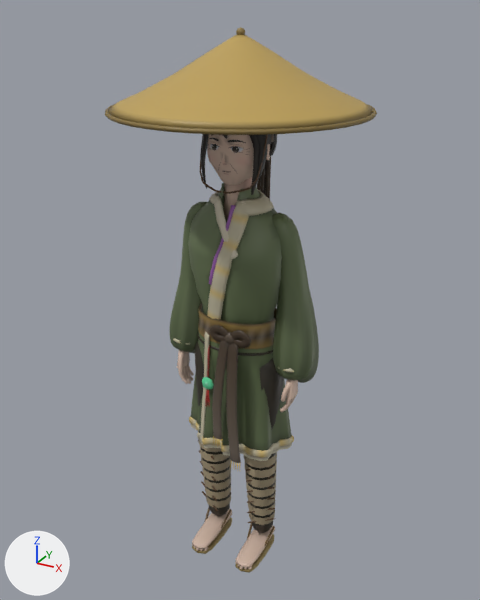
Renders of the glTF model assets/characters/folk_farmer.glb from each side of a commit.
The view is the same before and after, from a camera (50 mm lens) standing at (1.083, -1.963, 2.1) and looking at (-0.018, 0.039, 1.099). Arrows for +X, +Y and +Z are at lower left; the lights stay in place. The first picture is the older version. Vertices at exactly the same position are counted once.

Names of what the first picture shows: 'body'.
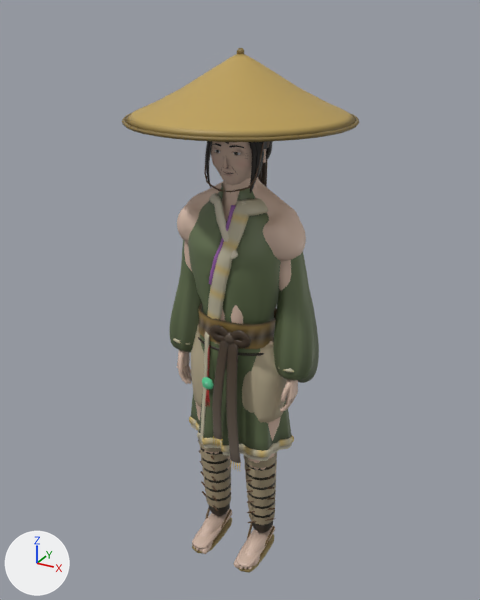
What the commit changed:
me_body is used by ob_body; location (0.0, 0.0, 0.0).
me_body had 21416 vertices, 40942 faces and spanned x -0.44..0.44, y -0.43..0.45, z 0.0..2.04.
me_body now has 8835 vertices, 16696 faces and spans x -0.39..0.39, y -0.38..0.4, z 0.0..1.98.
me_body part 1: the loose piece of 205 vertices spanning x -0.44..0.44, y -0.43..0.45, z 1.79..1.8 is scaled about its middle by 0.88, then moved by (0.0, 0.0, -0.03).
me_body part 2: the loose piece of 39 vertices spanning x -0.01..0.01, y 0.0..0.03, z 2.01..2.04 is moved by (0.0, 0.0, -0.06).
me_body part 3: 140 loose pieces with 10355 vertices, spanning x -0.25..0.25, y -0.13..0.2, z 0.72..1.94, are deleted.
me_body part 4: 8 vertices moved within x -0.1..0.1, y -0.01..0.06, z 1.57..1.79; 2646 vertices removed from x -0.43..0.43, y -0.42..0.44, z 1.56..2.03; 420 vertices added at x -0.38..0.38, y -0.37..0.39, z 1.54..1.97.
me_body no longer uses material mat_plain.
me_body no longer uses material mat_glow.
Mesh me_own is new.
It has 12860 vertices, 24780 faces and spans x -0.252..0.252, y -0.113..0.179, z 0.725..1.889.
Faces by material slot: [19322, 5362, 96].
It uses material mat_toon.
It uses material mat_plain.
It uses material mat_glow.
Mesh me_bare is new.
It has 5508 vertices, 10983 faces and spans x -0.26..0.26, y -0.17..0.15, z 0.0..1.64.
It uses material mat_toon.
Object 'own' (ob_own) is new; it shows me_own.
Its location is (0.0, 0.0, 0.0).
Object 'bare' (ob_bare) is new; it shows me_bare.
Its location is (0.0, 0.0, 0.0).

Boxes (x1, y1, x2, y2) around the edits, measured in the pictures (480 x 600 px; the box of a moved part takes in the faces that stretch with it):
'body', reshaped (13% narrower)
    before: (105, 27, 377, 572)
    after: (122, 48, 359, 572)
'bare', added (brown)
    after: (177, 177, 306, 568)
'own', added
    after: (177, 141, 298, 412)
    faces in mat_toon: (177, 141, 298, 412)
    faces in mat_plain: (211, 143, 250, 176)
part 1 of me_body, moved or reshaped
    before: (105, 104, 377, 135)
    after: (122, 113, 359, 142)
part 2 of me_body, moved or reshaped
    before: (236, 27, 245, 35)
    after: (237, 48, 244, 54)
part 3 of me_body, deleted
    before: (177, 134, 298, 412)
part 4 of me_body, cut back
    before: (108, 35, 374, 196)
    after: (125, 54, 356, 192)
